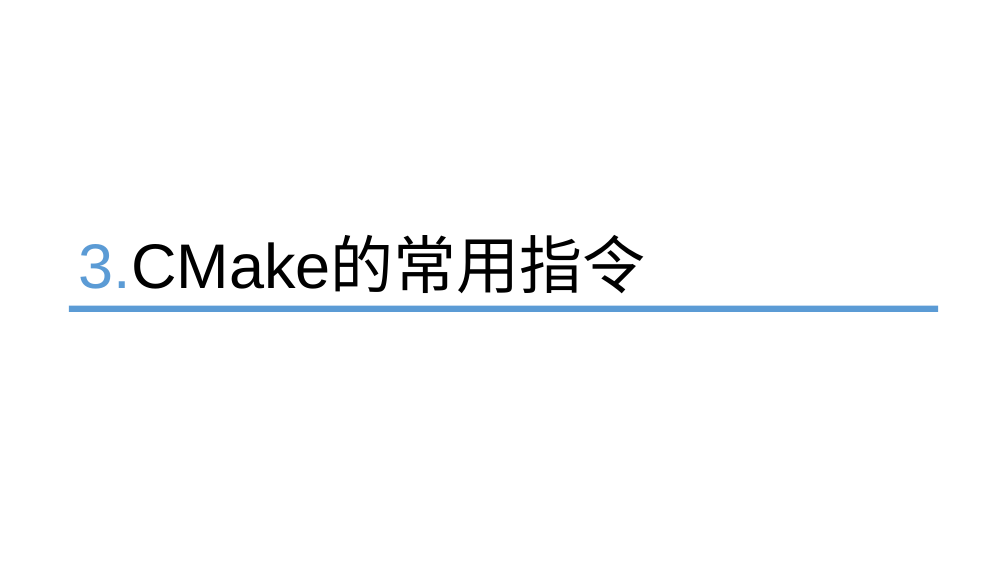
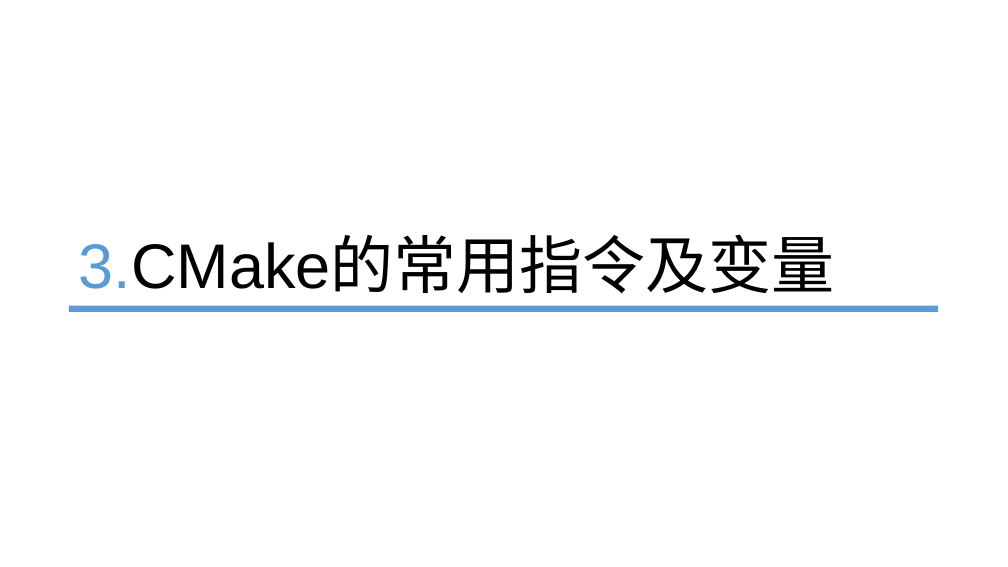
Before and after one commit to panshengli/slam_research_club, a slide deck: slide 11 of cmake_practice/Cmake_潘胜利20101026.pptx. Drawn at 1008x567 pixels with LibreOffice and Linux fonts; fonts in the diff are those of the drawing. Boxes give left, top, right and bottom in pixels: in the first picture for what was removed or moved away, otherwise in the second. Text is boxed around its words. In the diff, an @@ line names an element or a change of style, - is before the commit and + after.

```diff
--- a/cmake_practice/Cmake_潘胜利20101026.pptx
+++ b/cmake_practice/Cmake_潘胜利20101026.pptx
@@ text at (x1=79, y1=238, x2=835, y2=293): text changed @@
-3.CMake的常用指令
+3.CMake的常用指令及变量
```
Also in this commit, not shown: 8 other slides changed, 32 slides added, 2 slides removed, 7 other files.
